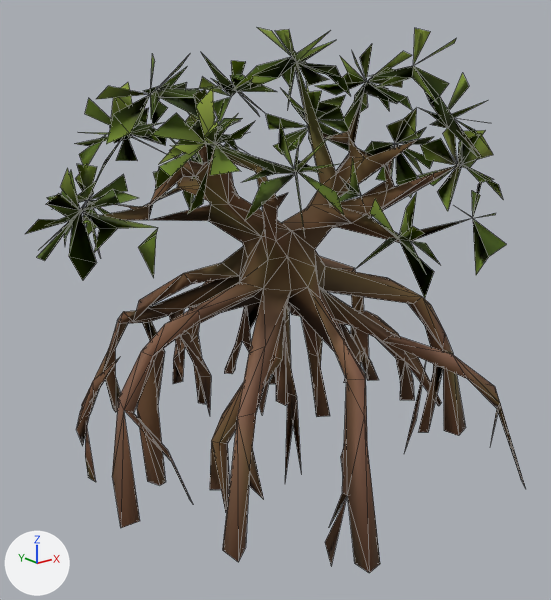
Before and after pictures for a commit that changed the glTF model public/models/env-mangrove3.lod.glb.
Camera for both pictures: a camera (50 mm lens) standing at (-0.988, -1.244, 0.862) and looking at (-0.011, -0.022, 0.374). The axes (+X, +Y, +Z) are drawn at lower left. The lights are the same throughout. The picture after the commit comes second. Mesh edges are drawn as thin lines. Where no turn or scale is listed for an object, it has been applied to the vertices. Vertices at exactly the same position are counted once.

In view in the first picture: 'tripo_node_55ef3a46-626d-48b5-a440-41ffd737922c'.
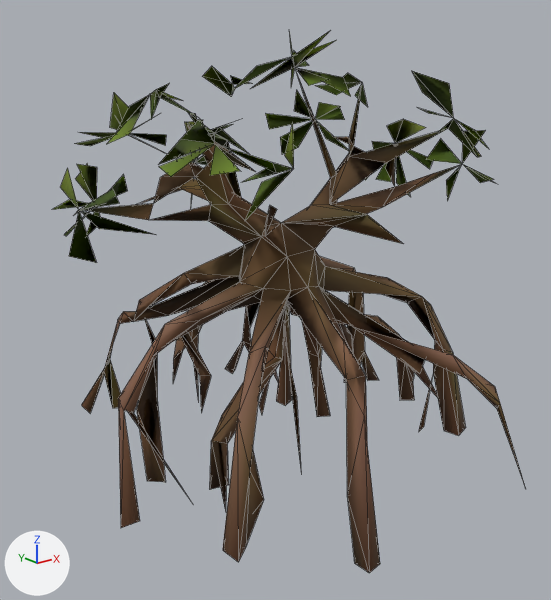
Where the newer file only moved an object's origin or applied its transform, the numbers keep the older frame.

What changed in the scene script:
```text
Change me_tripo_mesh_55ef3a46_626d_48b5_a440_41ffd737922c:
    used by ob_tripo_node_55ef3a46_626d_48b5_a440_41ffd737922c; location = (0.006, 0.0, 0.464)
    remove me_tripo_mesh_55ef3a46_626d_48b5_a440_41ffd737922c.from_pydata(...)  # 880 vertices, 1226 faces; spans x -0.489..0.489, y -0.468..0.468, z -0.464..0.464
    add me_tripo_mesh_55ef3a46_626d_48b5_a440_41ffd737922c.from_pydata(...)  # 438 vertices, 599 faces; spans x -0.445..0.489, y -0.468..0.468, z -0.464..0.455
    me_tripo_mesh_55ef3a46_626d_48b5_a440_41ffd737922c part 1: the loose piece of 6 vertices spanning x -0.361..-0.257, y 0.243..0.293, z -0.456..-0.242 is deleted
    me_tripo_mesh_55ef3a46_626d_48b5_a440_41ffd737922c part 2: the loose piece of 4 vertices spanning x -0.411..-0.395, y 0.116..0.145, z -0.455..-0.321 is deleted
    me_tripo_mesh_55ef3a46_626d_48b5_a440_41ffd737922c part 3: 2 vertices moved from x -0.128..-0.108, y 0.108..0.192, z -0.386..0.263 to x -0.129..-0.102, y 0.111..0.184, z -0.373..0.275; 446 vertices removed from x -0.489..0.481, y -0.432..0.455, z -0.464..0.464; 16 vertices added at x -0.394..0.259, y -0.277..0.358, z -0.151..0.381
    me_tripo_mesh_55ef3a46_626d_48b5_a440_41ffd737922c part 4: 2 vertices removed from x 0.211..0.309, y -0.449..-0.429, z -0.449..-0.348
    me_tripo_mesh_55ef3a46_626d_48b5_a440_41ffd737922c part 5: 6 kept faces spanning x -0.275..0.3, y -0.307..0.214, z 0.212..0.407 get new vertex colours; the middle colour goes from dark green #4d5e18 to dark green #4b6113
```

Changed parts and their boxes [x1, y1, x2, y2] in the pictures (551 x 600 px):
'tripo_node_55ef3a46-626d-48b5-a440-41ffd737922c', reshaped: before [26, 28, 526, 573]; after [52, 31, 526, 573]
part 1 of me_tripo_mesh_55ef3a46_626d_48b5_a440_41ffd737922c, deleted: before [76, 357, 120, 446]
part 2 of me_tripo_mesh_55ef3a46_626d_48b5_a440_41ffd737922c, deleted: before [85, 425, 96, 482]
part 3 of me_tripo_mesh_55ef3a46_626d_48b5_a440_41ffd737922c, cut back: before [26, 28, 507, 565]; after [52, 71, 454, 412]
part 4 of me_tripo_mesh_55ef3a46_626d_48b5_a440_41ffd737922c, deleted: before [490, 404, 525, 486]
part 5 of me_tripo_mesh_55ef3a46_626d_48b5_a440_41ffd737922c, recoloured: before [189, 57, 344, 123]; after [163, 57, 481, 157]
